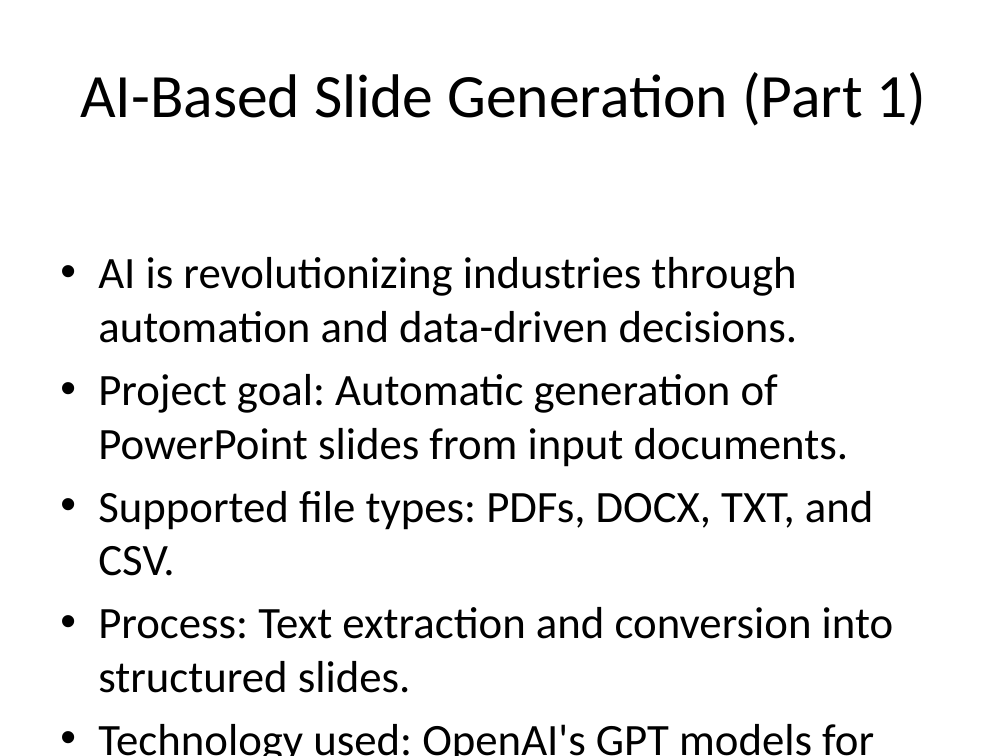
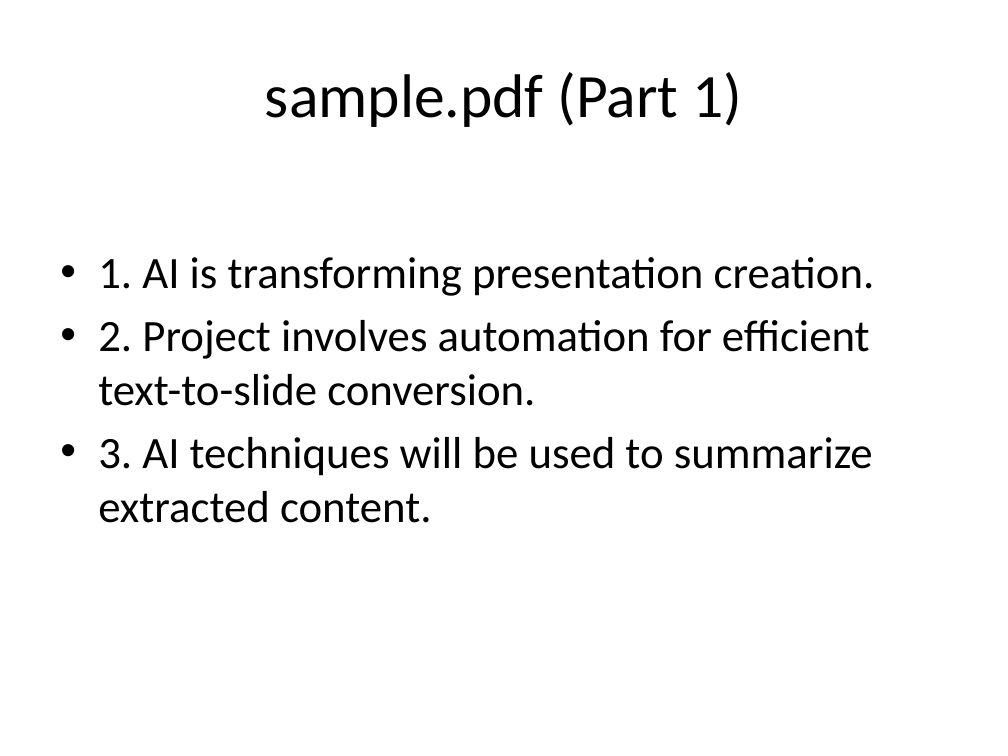
Before and after one commit to vikasjangidmk/AI-Based-Auto-Generating-PowerPoint-Slides, a slide deck: slide 2 of output/generated_presentation.pptx. Drawn at 1008x756 pixels with LibreOffice and Linux fonts; fonts in the diff are those of the drawing. Boxes give left, top, right and bottom in pixels: in the first picture for what was removed or moved away, otherwise in the second. Text is boxed around its words. In the diff, an @@ line names an element or a change of style, - is before the commit and + after.

```diff
--- a/output/generated_presentation.pptx
+++ b/output/generated_presentation.pptx
@@ title at <box>265,72,742,127</box>: text changed @@
-AI-Based Slide Generation (Part 1)
+sample.pdf (Part 1)
@@ text at <box>98,257,875,523</box>: text changed @@
-• AI is revolutionizing industries through automation and data-driven decisions.
-• Project goal: Automatic generation of PowerPoint slides from input documents.
-• Supported file types: PDFs, DOCX, TXT, and CSV.
-• Process: Text extraction and conversion into structured slides.
-• Technology used: OpenAI's GPT models for text summarization and LlamaIndex.
+• 1. AI is transforming presentation creation.
+• 2. Project involves automation for efficient text-to-slide conversion.
+• 3. AI techniques will be used to summarize extracted content.
```
Also in this commit, not shown: 1 slide added, 1 slide removed, 2 other files.
